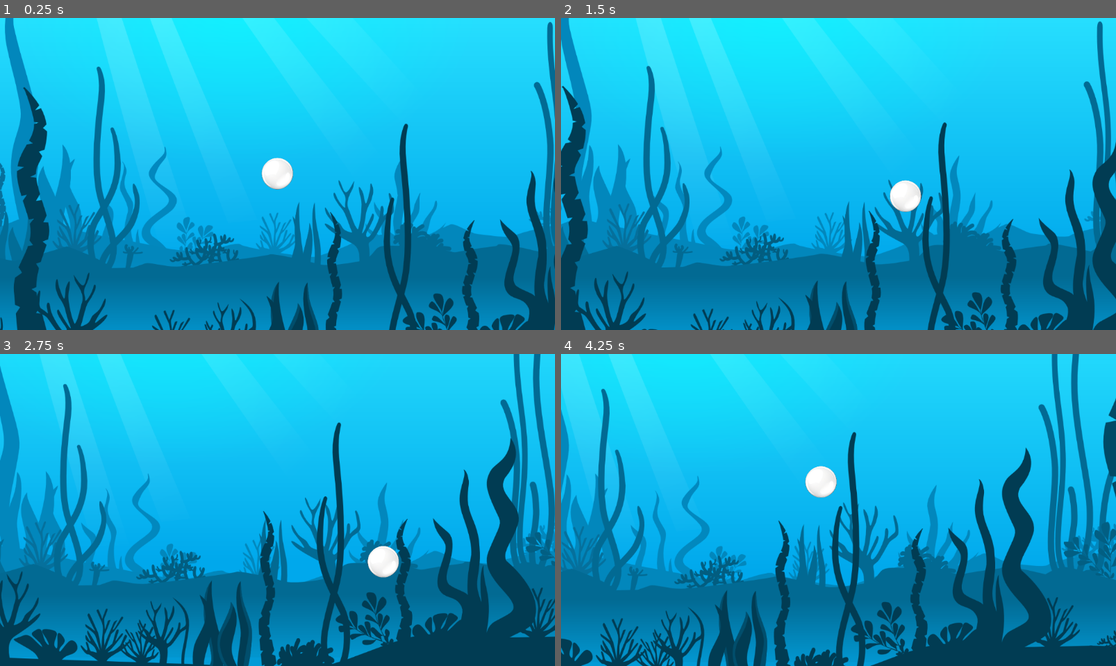
Above: before the commit, frames 1-4 (two rows, left to right).
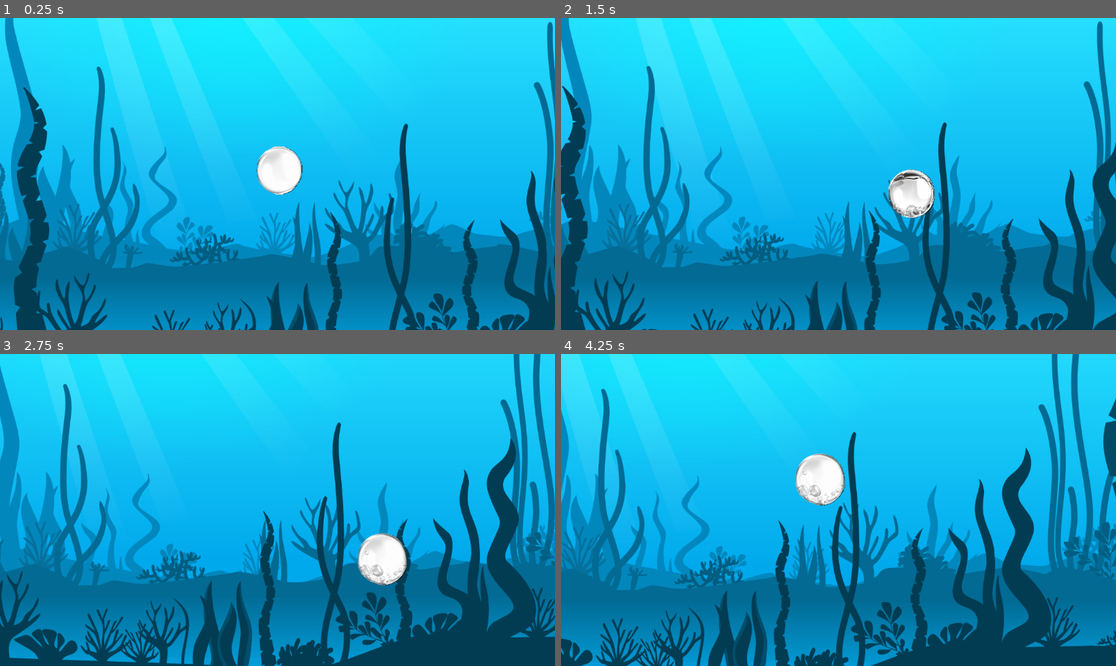
Above: after the commit, the same moments.

Repository: bagaretk/Game6PPL
Game: Godot game, scene res://main_game.tscn
Same seed, same stepped clock (60 frames per second), same inputs: the game is played once before the commit and once after it.
Inputs:
- Up to frame 1 (0.25 s): no input
- Up to frame 2 (1.5 s): hold Right (ui_right) 0.53-1.28 s; hold Down (ui_down) from 1.28 s (still down)
- Up to frame 3 (2.75 s): release Down (ui_down) at 2.03 s; hold Right (ui_right) from 2.03 s (still down)
- Up to frame 4 (4.25 s): release Right (ui_right) at 2.78 s; hold Up (ui_up) 2.78-3.53 s; hold Left (ui_left) from 3.53 s (still down)

The runs differ from the first frame. In frame 1, 0.6% of the frame differs, in the area x 46-55%, y 41-57%; in frame 2, 0.8%; in frame 3, 0.8%; in frame 4, 0.8%, in the area x 42-52%, y 31-49%.

Commit message:
bubble animation added

Diff:
--- a/Player_Movement.tscn
+++ b/Player_Movement.tscn
@@ -1,9 +1,81 @@
-[gd_scene load_steps=4 format=3 uid="uid://c54gow3u0auam"]
+[gd_scene load_steps=15 format=3 uid="uid://c54gow3u0auam"]
 
 [ext_resource type="Script" path="res://player.gd" id="1_bvn0q"]
 [ext_resource type="Texture2D" uid="uid://b8n22t0netk5" path="res://Resources/pngtree-white-bubble-speech-png-image_10162559.png" id="2_hcsur"]
+[ext_resource type="Texture2D" uid="uid://doj8qfxn2j5mf" path="res://Resources/set-transparent-glass-globes-transparent-background-b.png" id="3_7bbnh"]
 
 [sub_resource type="CircleShape2D" id="CircleShape2D_fh1j6"]
+
+[sub_resource type="AtlasTexture" id="AtlasTexture_8p6do"]
+atlas = ExtResource("3_7bbnh")
+region = Rect2(0, 0, 644, 769)
+
+[sub_resource type="AtlasTexture" id="AtlasTexture_ta2pi"]
+atlas = ExtResource("3_7bbnh")
+region = Rect2(644, 0, 644, 769)
+
+[sub_resource type="AtlasTexture" id="AtlasTexture_0c7r2"]
+atlas = ExtResource("3_7bbnh")
+region = Rect2(1288, 0, 644, 769)
+
+[sub_resource type="AtlasTexture" id="AtlasTexture_s0y2p"]
+atlas = ExtResource("3_7bbnh")
+region = Rect2(1932, 0, 644, 769)
+
+[sub_resource type="AtlasTexture" id="AtlasTexture_0jrpe"]
+atlas = ExtResource("3_7bbnh")
+region = Rect2(2576, 0, 644, 769)
+
+[sub_resource type="AtlasTexture" id="AtlasTexture_c0iei"]
+atlas = ExtResource("3_7bbnh")
+region = Rect2(3220, 0, 644, 769)
+
+[sub_resource type="AtlasTexture" id="AtlasTexture_rh35b"]
+atlas = ExtResource("3_7bbnh")
+region = Rect2(3864, 0, 644, 769)
+
+[sub_resource type="AtlasTexture" id="AtlasTexture_3xyqt"]
+atlas = ExtResource("3_7bbnh")
+region = Rect2(4508, 0, 644, 769)
+
+[sub_resource type="AtlasTexture" id="AtlasTexture_vxp4l"]
+atlas = ExtResource("3_7bbnh")
+region = Rect2(5152, 0, 644, 769)
+
+[sub_resource type="SpriteFrames" id="SpriteFrames_n4lro"]
+animations = [{
+"frames": [{
+"duration": 1.09,
+"texture": SubResource("AtlasTexture_8p6do")
+}, {
+"duration": 1.0,
+"texture": SubResource("AtlasTexture_ta2pi")
+}, {
+"duration": 1.0,
+"texture": SubResource("AtlasTexture_0c7r2")
+}, {
+"duration": 1.0,
+"texture": SubResource("AtlasTexture_s0y2p")
+}, {
+"duration": 1.0,
+"texture": SubResource("AtlasTexture_0jrpe")
+}, {
+"duration": 1.0,
+"texture": SubResource("AtlasTexture_c0iei")
+}, {
+"duration": 1.0,
+"texture": SubResource("AtlasTexture_rh35b")
+}, {
+"duration": 1.0,
+"texture": SubResource("AtlasTexture_3xyqt")
+}, {
+"duration": 1.0,
+"texture": SubResource("AtlasTexture_vxp4l")
+}],
+"loop": true,
+"name": &"default",
+"speed": 12.0
+}]
 
 [node name="Player" type="CharacterBody2D"]
 position = Vector2(580, 318)
@@ -13,12 +85,20 @@
 scale = Vector2(5.75, 5.75)
 shape = SubResource("CircleShape2D_fh1j6")
 
-[node name="Sprite2D" type="Sprite2D" parent="."]
-scale = Vector2(0.275, 0.275)
-texture = ExtResource("2_hcsur")
+[node name="AnimatedSprite2D" type="AnimatedSprite2D" parent="."]
+scale = Vector2(0.23, 0.23)
+sprite_frames = SubResource("SpriteFrames_n4lro")
+autoplay = "default"
+frame_progress = 0.950513
 
-[node name="Camera2D" type="Camera2D" parent="Sprite2D"]
-position = Vector2(1, 0)
+[node name="Camera2D" type="Camera2D" parent="AnimatedSprite2D"]
+position = Vector2(1.1958, 0)
+scale = Vector2(1.19565, 1.19565)
 zoom = Vector2(0.825, 0.825)
 position_smoothing_enabled = true
 position_smoothing_speed = 0.5
+
+[node name="Sprite2D" type="Sprite2D" parent="."]
+visible = false
+scale = Vector2(0.275, 0.275)
+texture = ExtResource("2_hcsur")
Binary file added: Resources/set-transparent-glass-globes-transparent-background-b.png
Not shown, added: Resources/set-transparent-glass-globes-transparent-background-b.png.import
